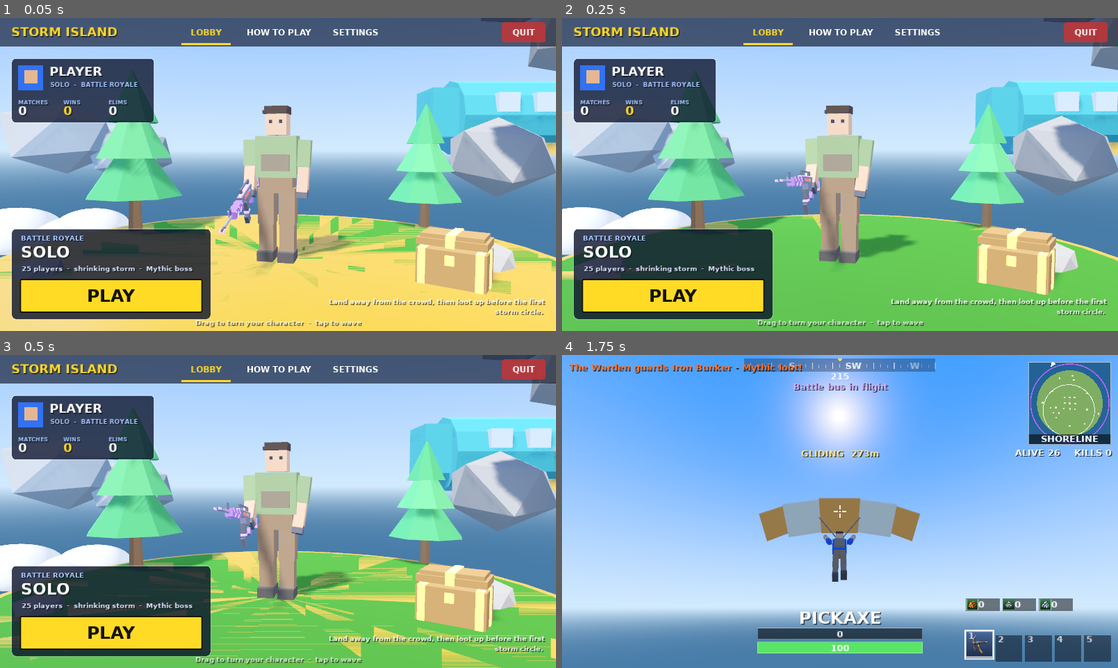
Above: before the commit, frames 1-4 (two rows, left to right).
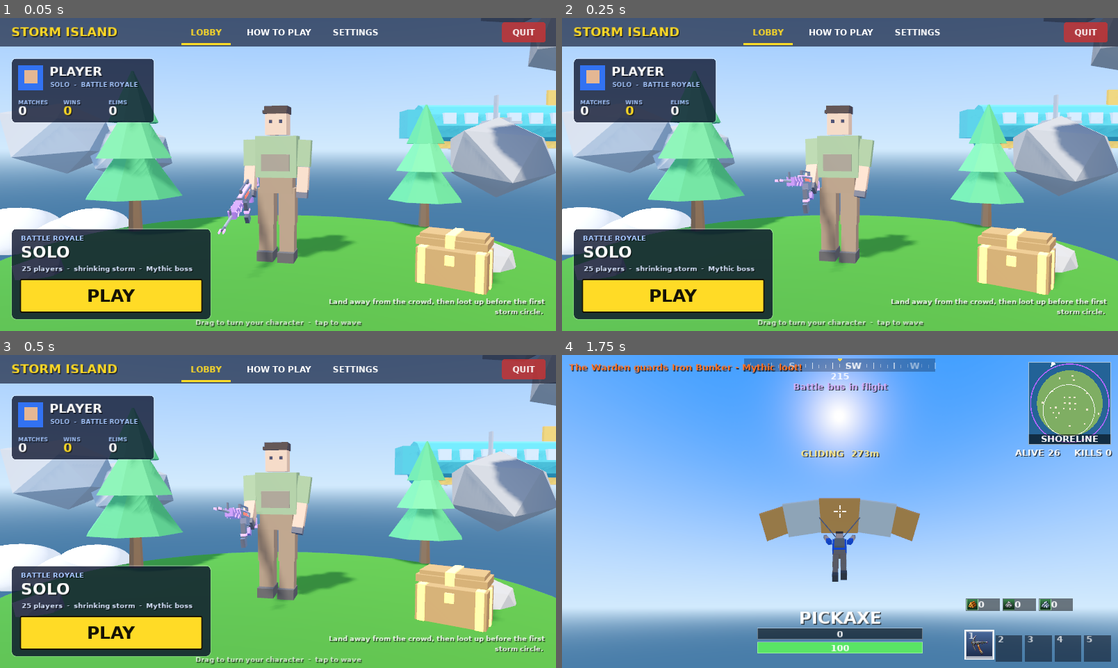
Above: after the commit, the same moments.

Repository: CoderVLSI/fortnite-claude
Game: Godot game, scene res://scenes/Main.tscn
Two runs of this game, one before a commit and one after it. Both use one fixed random seed, a clock stepped at 60 frames per second and the inputs below.
Inputs (mouse positions are in pixels of both pictures, inside the frame that each line leads up to):
- Up to frame 1 (0.05 s): no input
- Up to frame 2 (0.25 s): no input
- Up to frame 3 (0.5 s): no input
- Up to frame 4 (1.75 s): click "PLAY" at 0.5 s; tap Space (jump) at 1.25, 1.52 s; move the mouse to (867, 511) at 1.27 s; hold W (move_forward) from 1.28 s (still down); tap Q (build_toggle) at 1.35 s; click (867, 511) at 1.42 s

The runs differ from the first frame. In frame 1, 25% of the frame differs, in the area x 0-100%, y 20-100%; in frame 2, 3.8%; in frame 3, 8.1%; in frame 4, nothing differs.

Commit message:
Lobby: fix z-fighting on the island top (gold ring was coplanar with the grass), push the bus further back
Co-Authored-By: Claude Sonnet 5.5 <noreply@anthropic.com>
Claude-Session: https://claude.ai/code/session_01BQG85pk7vz8LCnTeCbPega

Diff:
--- a/scripts/Lobby.gd
+++ b/scripts/Lobby.gd
@@ -74,13 +74,13 @@
 	ring.bottom_radius = 3.5
 	ring.height = 0.12
 	ring.radial_segments = 36
-	_mesh(ring, _mat(Color(0.80, 0.62, 0.15), 0.6), Vector3(0, -0.06, 0))
+	_mesh(ring, _mat(Color(0.80, 0.62, 0.15), 0.6), Vector3(0, -0.12, 0))     # top at y = -0.06: below the grass, no z-fighting
 	var under := CylinderMesh.new()
 	under.top_radius = 3.4
 	under.bottom_radius = 0.5
-	under.height = 3.6
+	under.height = 3.5
 	under.radial_segments = 20
-	_mesh(under, _mat(Color(0.42, 0.30, 0.22)), Vector3(0, -2.3, 0))
+	_mesh(under, _mat(Color(0.42, 0.30, 0.22)), Vector3(0, -2.25, 0))    # starts inside the grass slab (no coplanar faces)
 	_scene("res://assets/models/tree.glb", Vector3(-2.4, 0, -1.8), 0.42)
 	_scene("res://assets/models/tree.glb", Vector3(2.6, 0, -2.2), 0.34)
 	_scene("res://assets/models/rock.glb", Vector3(2.5, 0, 0.2), 0.45)
@@ -141,7 +141,7 @@
 			var p := Vector3(rng.randf_range(-12.0, 12.0), rng.randf_range(0.5, 6.0), rng.randf_range(-14.0, -6.0))
 			rock.translation = p
 			_floaters.append([rock, p, rng.randf() * TAU])
-	var bus = _scene("res://assets/models/battle_bus.glb", Vector3(34, 5, -42), 2.2)
+	var bus = _scene("res://assets/models/battle_bus.glb", Vector3(34, 5, -60), 1.8)
 	if bus != null:
 		bus.rotation_degrees = Vector3(0, 90, 0)
 		_bus = bus
